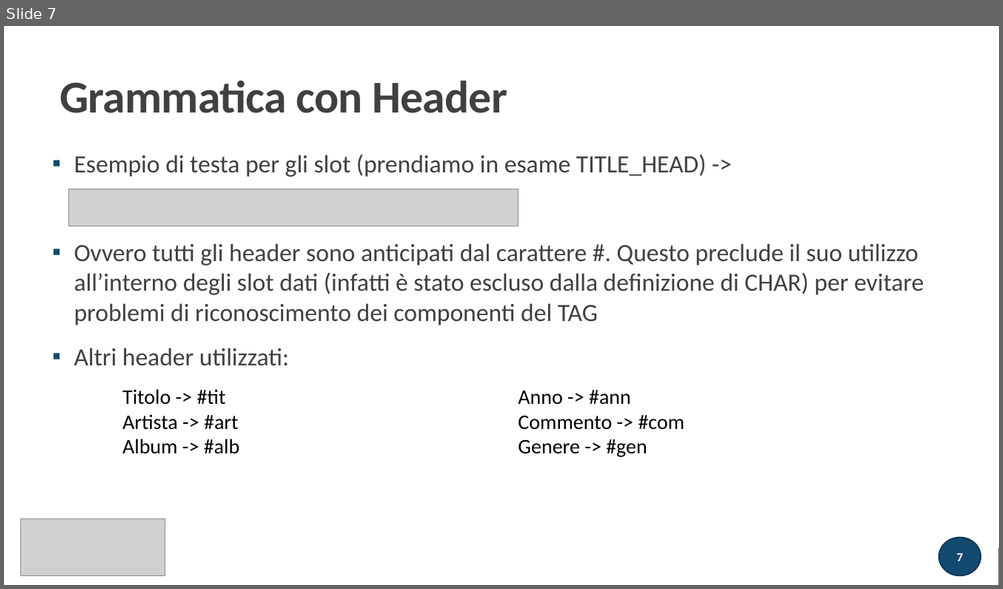
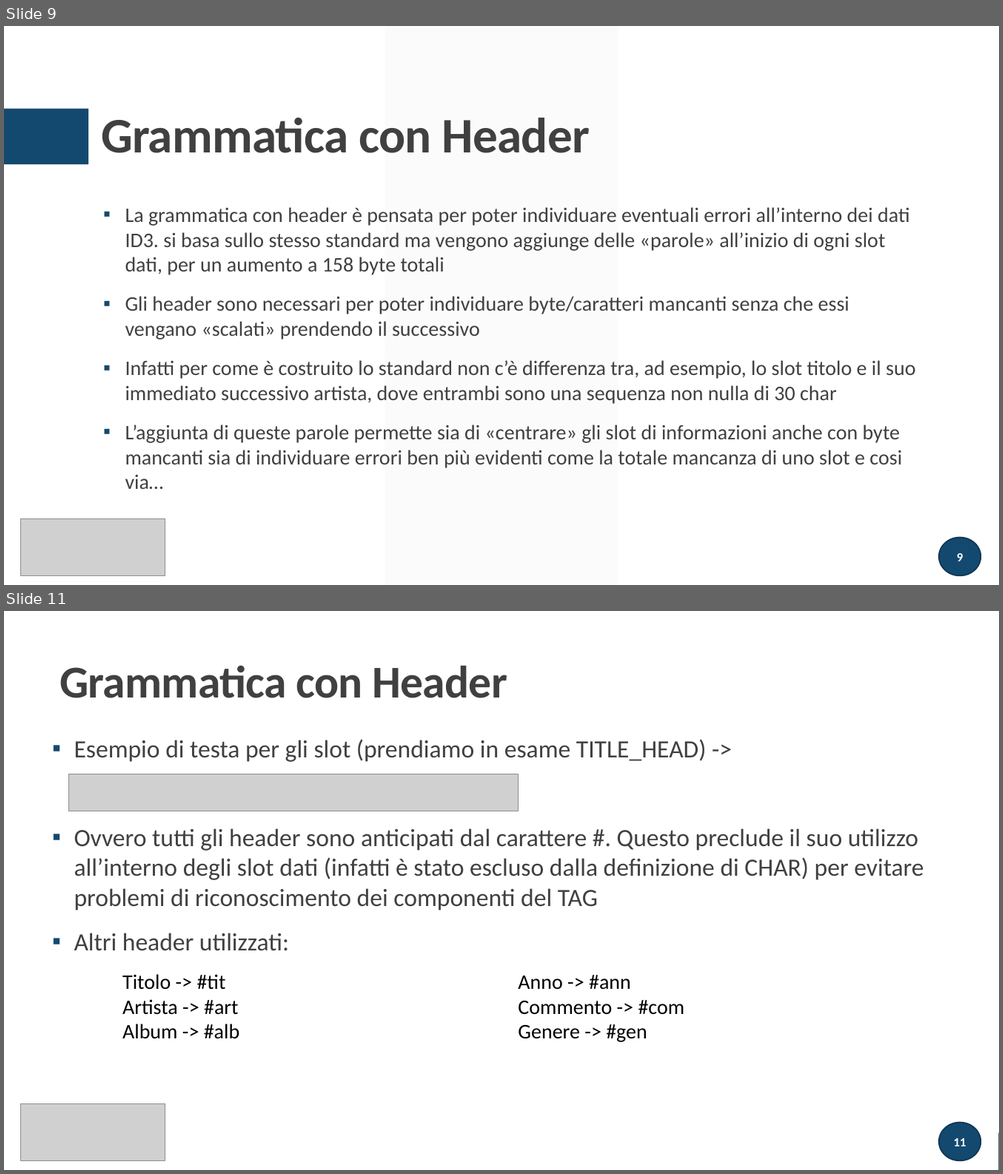
Before and after one commit to atusghen/SimpleID3, a slide deck: presentazione tecnica.pptx. Shown one above the other, each under a label of ours: slide 7 before the commit, slides 9 and 11 after it; the slides between them are not shown. The pictures are 1003x589 and 1003x1174 pixels, drawn with LibreOffice and Linux fonts; fonts in the diff are those of the drawing; grey boxes stand for pictures. Boxes give left, top, right and bottom in pixels: in the first picture for what was removed or moved away, otherwise in the second. Text is boxed around its words. In the diff, an @@ line names an element or a change of style, - is before the commit and + after.

```diff
--- a/presentazione tecnica.pptx
+++ b/presentazione tecnica.pptx
@@ slide 9 added at <box>4,26,999,585</box>, background #FFFFFF @@
@@ parallelogram added at <box>384,26,617,585</box>, fill #F2F2F2 at 30% opacity @@
@@ rectangle added at <box>4,109,88,165</box>, fill #14496F @@
@@ title added at <box>101,118,589,153</box>, 48 pt, text #404040, bold @@
+Grammatica con Header
@@ text added at <box>125,207,915,489</box>, 20 pt, text #404040 @@
+▪ La grammatica con header è pensata per poter individuare eventuali errori all’interno dei dati ID3. si basa sullo stesso standard ma vengono aggiunge delle «parole» all’inizio di ogni slot dati, per un aumento a 158 byte totali
+▪ Gli header sono necessari per poter individuare byte/caratteri mancanti senza che essi vengano «scalati» prendendo il successivo
+▪ Infatti per come è costruito lo standard non c’è differenza tra, ad esempio, lo slot titolo e il suo immediato successivo artista, dove entrambi sono una sequenza non nulla di 30 char
+▪ L’aggiunta di queste parole permette sia di «centrare» gli slot di informazioni anche con byte mancanti sia di individuare errori ben più evidenti come la totale mancanza di uno slot e cosi via…
@@ picture added at <box>21,519,166,577</box> @@
@@ page number added at <box>939,538,981,576</box>, fill #14496F, outline #0F3652 1.25 pt, 12 pt, text #FFFFFF, bold @@
+9
@@ what was slide 7 is now slide 11 @@
@@ page number at <box>953,1139,966,1147</box>: text changed @@
-7
+11
```
Also in this commit, not shown: 4 slides changed, 12 other slides added, 4 slides removed, 3 other files.
